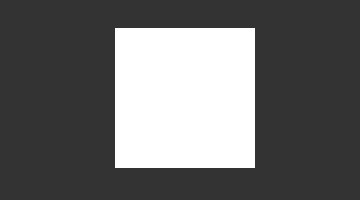
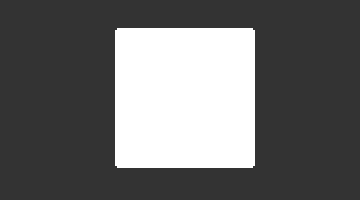
Before/after of a 360x200 layered artwork. What changed in the layer stack:
painted on "Layer 2" over (x1=115, y1=28, x2=255, y2=168)
